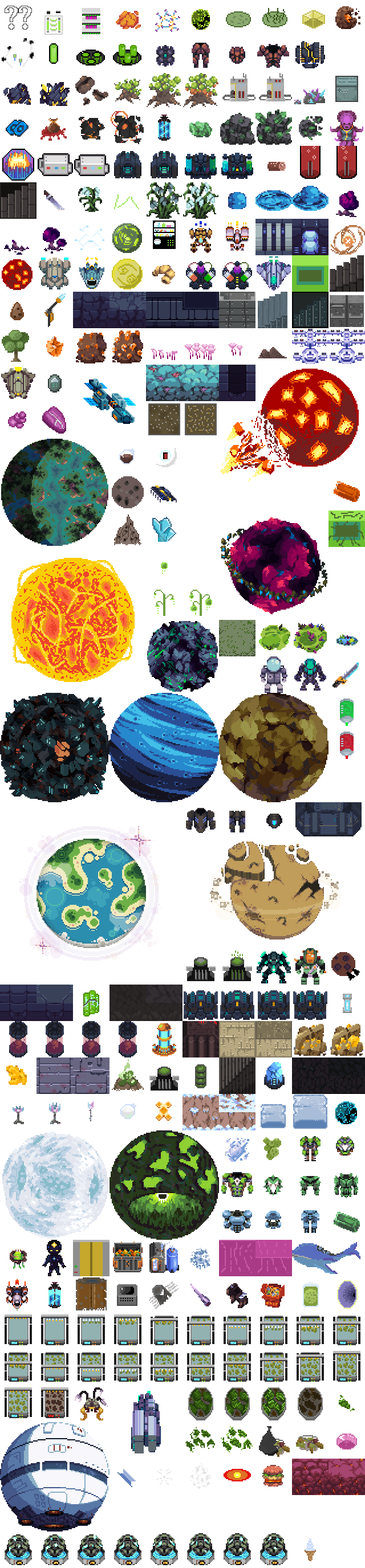
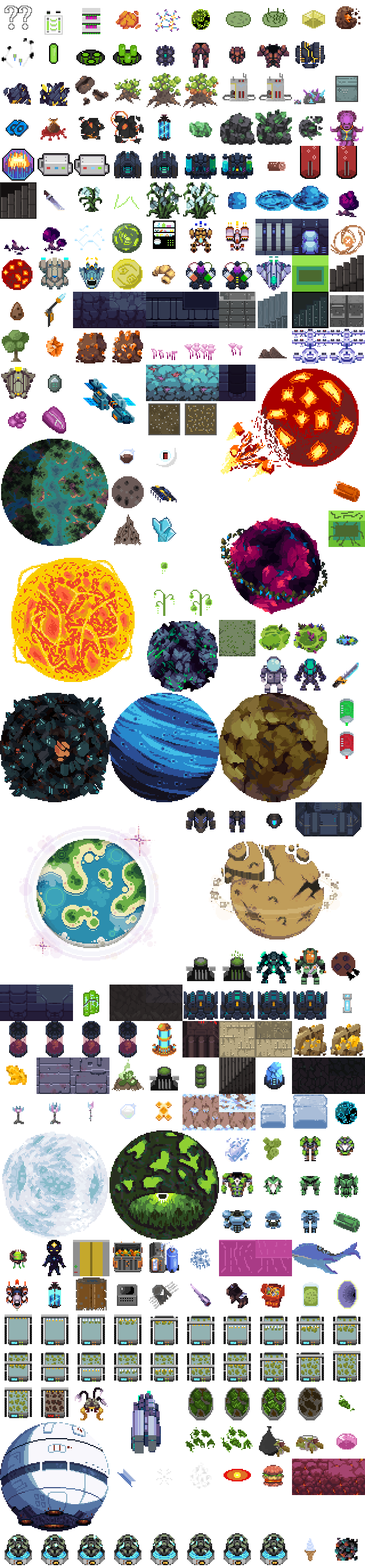
Layer changes from the first 365 x 1568 image to the second:
added layer "trash-asteroid" above "trash-bag" over box(334, 1537, 358, 1561)
